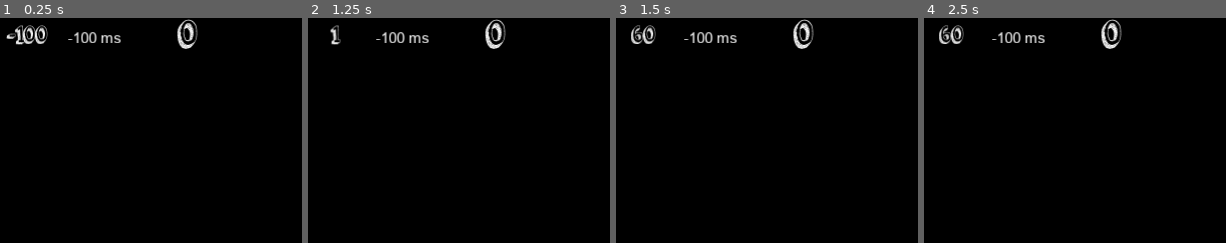
Above: before the commit, frames 1-4 (left to right).
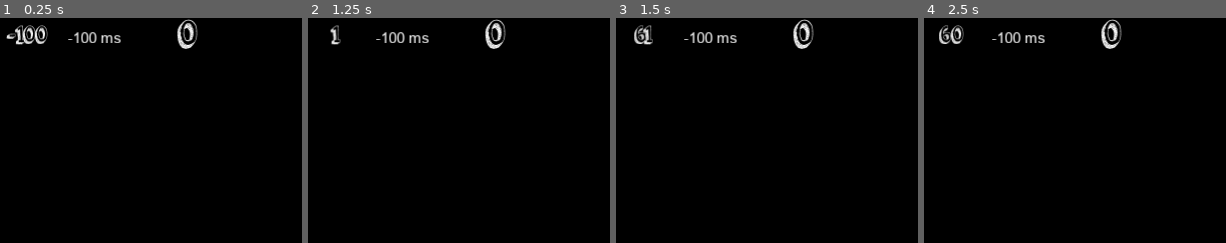
Above: after the commit, the same moments.

Repository: Ludermis/Podchest
Game: Godot game, scene res://Prefabs/Scenes/GameScene.tscn
Same seed, same stepped clock (60 frames per second), same inputs: the game is played once before the commit and once after it. This scene is started directly instead of the project's main scene.
Inputs (mouse positions are % of the whole screen's width and height, from its top left):
- Up to frame 1 (0.25 s): no input
- Up to frame 2 (1.25 s): move the mouse to (93, 45) at 0.52 s; hold D (right) from 0.53 s (still down); click (93, 45) at 0.6 s
- Up to frame 3 (1.5 s): tap Enter at 1.25 s; move the mouse to (38, 55) at 1.27 s; release D (right) at 1.28 s; hold S (down) from 1.28 s (still down); tap Mouse wheel down (wheeldown) at 1.35 s
- Up to frame 4 (2.5 s): tap Space at 2 s; move the mouse to (77, 28) at 2.02 s; release S (down) at 2.03 s; hold D (right) from 2.03 s (still down); tap Mouse wheel up (wheelup) at 2.1 s
The pictures show only the part of the screen within x 0-50%, y 0-50%; the shares and areas given below are measured in that part.

Frames 1-2 are identical in both runs. In frame 3, 0.5% of the frame differs, in the area x 4-14%, y 3-12%; in frame 4, nothing differs.

Commit message:
Lynext
Better ping-delay system

Diff:
--- a/Prefabs/Scenes/MainScene.tscn
+++ b/Prefabs/Scenes/MainScene.tscn
@@ -285,8 +285,19 @@
 margin_top = 520.0
 margin_right = 192.0
 margin_bottom = 616.0
-custom_fonts/font = SubResource( 18 )
+custom_fonts/font = SubResource( 11 )
 text = "Online : 0"
+align = 1
+valign = 1
+__meta__ = {
+"_edit_use_anchors_": false
+}
+
+[node name="LabelBuild" type="Label" parent="."]
+margin_right = 192.0
+margin_bottom = 96.0
+custom_fonts/font = SubResource( 11 )
+text = "Build 1"
 align = 1
 valign = 1
 __meta__ = {
--- a/Scripts/Global/Vars.gd
+++ b/Scripts/Global/Vars.gd
@@ -15,6 +15,7 @@
 var time : float = 0 setget ,getTime
 var objects = {}
 var roomMaster = -1
+var ping = 9999
 
 func clearVars():
 	roomMaster = -1
@@ -22,6 +23,7 @@
 	dirtCount = 0
 	dirts = {}
 	teams = {}
+	ping = 9999
 	myTeam = -1
 	scores = {1: 0, 2: 0}
 
--- a/Scripts/Scenes/GameScene.gd
+++ b/Scripts/Scenes/GameScene.gd
@@ -90,12 +90,13 @@
 	get_tree().paused = true
 
 remote func gotGameTime (time, ping):
-	$"CanvasLayer/Ping".text = str(ping) + " ms"
+	Vars.ping = OS.get_ticks_msec() - ping
+	$"CanvasLayer/Ping".text = str(Vars.ping) + " ms"
 	$"CanvasLayer/Time".text = Vars.timeToString(time)
 
 func _on_FPSTimer_timeout():
 	$"CanvasLayer/FPS".set_text(str(Engine.get_frames_per_second()))
-	rpc_id(1,"demandGameTime",Client.selfPeerID,OS.get_system_time_msecs())
+	rpc_id(1,"demandGameTime",Client.selfPeerID,OS.get_ticks_msec(),Vars.ping)
 
 func _on_EndTimer_timeout():
 	get_tree().paused = false
Not shown: 16 places in Prefabs/Scenes/MainScene.tscn that only renumber resources
